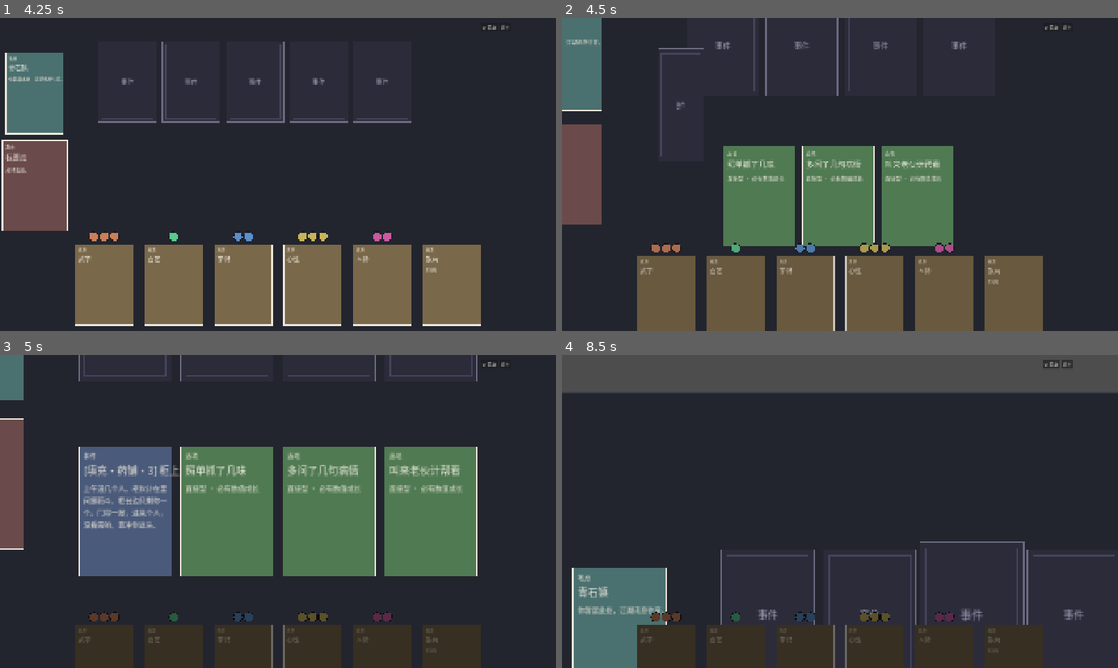
Above: before the commit, frames 1-4 (two rows, left to right).
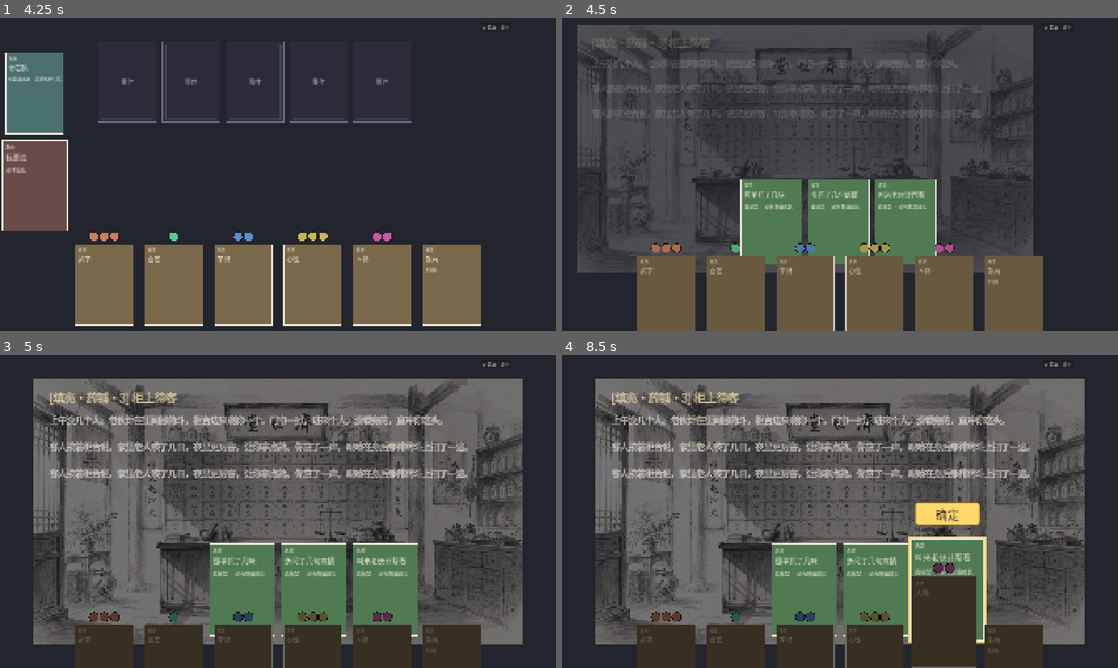
Above: after the commit, the same moments.

Repository: lwbiuchsjk/zhengdao-cards
Game: Godot game, scene res://card_table.tscn
Two runs of this game, one before a commit and one after it. Both use one fixed random seed, a clock stepped at 60 frames per second and the inputs below.
Inputs (mouse positions are in pixels of both pictures, inside the frame that each line leads up to):
- Up to frame 1 (4.25 s): click "⚙ 菜单" at 0.5 s; click "⚙ 菜单" at 1.25 s; click "⚙ 菜单" at 2 s; tap Enter at 2.75 s; drag from (33, 93) to (33, 187) at 2.77 s; tap Space at 3.5 s; drag from (33, 277) to (33, 187) at 3.52 s
- Up to frame 2 (4.5 s): tap Enter at 4.25 s; move the mouse to (689, 80) at 4.27 s; click (689, 80) at 4.42 s
- Up to frame 3 (5 s): no input
- Up to frame 4 (8.5 s): tap Space at 5, 7.25 s; drag from (789, 511) to (667, 664) at 5.02 s; click (667, 558) at 5.75 s, where only the run before the commit has a clickable "确定"; tap Enter at 6.5 s; drag from (562, 470) to (867, 470) at 6.52 s; drag from (973, 470) to (867, 664) at 7.27 s; move the mouse to (973, 614) at 8.02 s; click (973, 614) at 8.17 s

Frame 1 is identical in both runs. In frame 2, 41% of the frame differs, in the area x 0-85%, y 0-82%; in frame 3, 65%; in frame 4, 73%, in the area x 0-100%, y 0-100%.

Commit message:
feat(UE 升格): 焦点升格舞台(乙) —— 事件聚焦世界内放大成场景面板
承主对话 B 升格决议(真源 [[卡牌前端交互设计]] §2.9 G, 待落盘): 聚焦时事件卡
升格成场景面板(16:9 美术满铺 + 暗遮罩 + MSDF 叙事), 选项/结果卡叠其上 = 包裹观感。

- event_stage.gd(新): clip_contents 容器 + TextureRect(COVERED)+ MSDF 字体叙事 +
  fade tween 防竞态; class_name EventStage
- engine_data_source.gd: 捞回原被 drain 丢弃的完整事件叙事(p1~pN)+ 结果反馈 +
  background_art, 随 event_info/outcome 返回
- card_table.gd: _event_stage/_anchor_cards + 升格辅助(spawn/show/hide/despawn +
  _set_overview_visible)+ 升格态镜头框面板; pick/refocus/unfocus/从总览点选项(视同点
  事件)/结果揭示(叙事切反馈)/继续 各路径联动显隐
- 美术: 暂借 vibe-test 场景背景 16 张(过渡性, 卡牌专属美术后续再定)

编辑器扫描 0 错误; smoke_batch2_loop 15/15 + smoke_engine_data_source 通过; GUI 验收
基本功能正确; codex 审查 P1 无 / P2x2(fade 竞态·美术裁切)+P3x2(类型)全修。

Co-Authored-By: Claude Opus 4.8 (1M context) <noreply@anthropic.com>

Diff:
--- a/scripts/ui/card_table.gd
+++ b/scripts/ui/card_table.gd
@@ -18,6 +18,8 @@
 # E0 卡牌实体地基: 权威态 + 前端镜像(弱类型 preload 持有, 不依赖 class_name 缓存)
 const CardZoneStoreScn := preload("res://scripts/systems/card_zone_store.gd")
 const CardRegistryScn := preload("res://scripts/ui/card_registry.gd")
+# B 升格舞台(乙): 事件聚焦时世界内放大成场景面板, 包裹选项/结果
+const EventStageScn := preload("res://scripts/ui/event_stage.gd")
 
 # E0 MVP Zone 清单(逻辑区域, 与视觉父节点解耦): 锚点簇 / 资源手牌 / 因果链 / 弃牌堆
 const ZONE_ANCHOR := "anchor"
@@ -50,6 +52,7 @@
 var _option_cards: Array[Node] = []  # 当前选项卡(选定后清除未选中的)
 # ---- 持久盘面(批次一: 待办盘面跨事件留桌; 真源 [[事件包交互流程_持久盘面与流程驱动_MVP]]) ----
 var _board_cards: Array[Node] = []   # 待办盘面卡背(镜像引擎 handQueue): 盲选一张少一张, 余背留桌
+var _anchor_cards: Array[Node] = []  # 地点锚点簇(地点卡 + 我要走): 升格聚焦时隐藏, 避免与舞台面板重叠
 var _board_active: bool = false      # 盲选守卫: 已有 active 事件结算中 → 余背暂不可选(批次二继续后解锁)
 var _location_locked: bool = false   # F2: 地点卡开包瞬间锁定, MVP 单程不恢复
 var _board_origin: Vector2 = Vector2.ZERO   # 盘面区起点(卡背横排基准; §五边原型边定)
@@ -74,6 +77,7 @@
 const HAND_DIM_COLOR := Color(0.45, 0.45, 0.45, 1.0)  # 非白名单收起压暗(降亮度·不透明; modulate 乘色, 对美术友好)
                                                 #   白名单保持 Color.WHITE(不压暗, 凸显可投)。不用 alpha(会变半透明看穿)
 var _event_card: CardScn = null         # F3: 当前 active 事件卡(L1 聚焦目标 + 总览挂起态点它重聚焦入口)
+var _event_stage: EventStage = null     # B 升格舞台(乙): 聚焦时展示完整叙事+美术, 解除时收拢; 与 _event_card 互为显隐
 var _sealed: bool = false               # F5 封缄态: 确定后置位, 此后选项/事件不可再聚焦改选
 var _focus_active: bool = false         # L2: 选项级聚焦中(可投入/确定); L1 与总览均为 false
 var _focused_option: CardScn = null     # 当前聚焦的选项卡
@@ -245,6 +249,7 @@
 	var leave := _spawn_card(LID_LEAVE, CardScn.CardType.LEAVE, ZONE_ANCHOR, _upper_zone,
 		"我要走", "另择去处。", true)
 	leave.position = Vector2(440, 840)
+	_anchor_cards = [loc, leave]   # B 升格: 聚焦时随盘面一并隐藏
 
 ## 下区手牌资源(§2.4): 资源卡 + 标记, 常驻 CanvasLayer(不随镜头, 决策①)
 func _build_hand_zone() -> void:
@@ -369,12 +374,21 @@
 	_chain_nodes.append(chosen)   # 计入事件链 → 继续清场时随链回收(非盘面回收)
 	_relayout_board()             # DD-B2: 其后余背向前补齐, 平滑滑动填空洞(与选中卡飞出同时)
 	# 选中卡: 填真实事件文字 → 飞到因果链起点 → 翻开 → 进 L1 事件聚焦 → 展开选项。
-	chosen.set_face_text(str(event_info.get("title", "")), str(event_info.get("body", "")))
+	# B 升格: 事件卡只承载标题(紧凑面); 完整叙事 + 美术交给升格舞台。事件卡飞抵起点后隐藏(舞台接管),
+	# 拍桌解除时再现身作总览挂起态的可点重聚焦入口(见 _unfocus_to_overview / _refocus_event)。
+	chosen.set_face_text(str(event_info.get("title", "")), "")
 	if chosen.position != _chain_origin:
 		var tw := chosen.create_tween()
 		tw.tween_property(chosen, "position", _chain_origin, 0.30).set_trans(Tween.TRANS_QUAD).set_ease(Tween.EASE_OUT)
 	chosen.flip_to(true)
 	_event_card = chosen          # F3: 记 active 事件卡(L1 聚焦目标 + 重聚焦入口; chosen.clicked 已连 _on_board_pick)
+	# B 升格: 舞台登场(完整叙事 + 16:9 美术满铺); 事件卡隐于舞台之后
+	_spawn_event_stage(
+		str(event_info.get("title", "")),
+		str(event_info.get("background_art", "")),
+		str(event_info.get("narrative", event_info.get("body", "")))
+	)
+	chosen.visible = false
 	# F3 L1 事件级聚焦: 镜头聚焦【因果链区域】(非具体卡 — 事件/选项/结局/继续同处一区, 触发即固定;
 	# 此后点各卡不再移镜头)+ 收起手牌(空白名单 → 全收起+全压暗) → 再展开选项(§2.9 F: 总览 → L1)。
 	_focus_camera_on(_active_frame())
@@ -485,6 +499,9 @@
 ## 用预期布局位(非读节点 global_position)避免读到飞行中 tween 的旧位(沿用 codex P2 修法);
 ## 进聚焦时一次性框定整区 → 之后点各卡/展开选项/出结果均不重框(尊重「触发即固定」决定, §2.9 point 1)。
 func _active_frame() -> Dictionary:
+	# B 升格: 舞台在场时镜头框住整块面板(替代离散卡取景)
+	if _event_stage != null and is_instance_valid(_event_stage):
+		return _stage_frame()
 	var centers: Array[Vector2] = [_chain_origin]
 	var n: int = _option_cards.size()
 	if n == 0:
@@ -496,6 +513,60 @@
 	centers.append(Vector2(_chain_origin.x + SLOT_DX * 2.0, _chain_origin.y))
 	centers.append(Vector2(_chain_origin.x + SLOT_DX * 3.0, _chain_origin.y))
 	return _frame_targets(centers)
+
+# ---------- B 升格舞台(乙): 事件聚焦时世界内放大成场景面板, 包裹选项/结果 ----------
+
+## 升格舞台中心(世界): 因果链区上方, 使叙事在上、选项卡行(y=_chain_origin.y)落在面板下部。
+func _stage_center() -> Vector2:
+	return Vector2(_chain_origin.x + SLOT_DX * 1.5, _chain_origin.y - 240.0)
+
+## 升格态镜头取景: 框住整块舞台面板(替代离散卡取景)。
+func _stage_frame() -> Dictionary:
+	var vp: Vector2 = get_viewport_rect().size
+	var panel: Vector2 = EventStageScn.PANEL_SIZE + Vector2(FRAME_PAD, FRAME_PAD) * 2.0
+	var fit: float = clampf(minf(vp.x / panel.x, vp.y / panel.y), MIN_FOCUS_ZOOM, FOCUS_ZOOM.x)
+	return {"center": _stage_center(), "zoom": Vector2(fit, fit)}
+
+## 总览态世界元素(盘面余背 + 地点锚点簇)显隐: 升格聚焦时隐藏避免与舞台面板重叠; 解除/结束时恢复。
+## (手牌在独立 CanvasLayer, 由 _apply_hand_focus/_restore_hand_home 管, 不在此列。)
+func _set_overview_visible(v: bool) -> void:
+	for node in _board_cards:
+		if is_instance_valid(node):
+			(node as Node2D).visible = v
+	for node in _anchor_cards:
+		if is_instance_valid(node):
+			(node as Node2D).visible = v
+
+## 生成并淡入升格舞台(z_index 调低 → 选项/结果卡叠于其上, 形成"包裹"观感)+ 隐藏总览元素。
+func _spawn_event_stage(title: String, art_filename: String, narrative: String) -> void:
+	_despawn_event_stage()
+	var stage: EventStage = EventStageScn.new()
+	stage.z_index = -10
+	_upper_zone.add_child(stage)
+	stage.position = _stage_center()
+	stage.setup(title, art_filename, narrative)
+	stage.fade_in()
+	_event_stage = stage
+	_set_overview_visible(false)
+
+## 重新淡入(重聚焦时)+ 隐藏总览元素。
+func _show_event_stage() -> void:
+	if _event_stage != null and is_instance_valid(_event_stage):
+		_event_stage.fade_in()
+		_set_overview_visible(false)
+
+## 淡出收拢(拍桌解除时; 不回收, 留待重聚焦或事件结束清场)+ 恢复总览元素。
+func _hide_event_stage() -> void:
+	if _event_stage != null and is_instance_valid(_event_stage):
+		_event_stage.fade_out()
+	_set_overview_visible(true)
+
+## 回收舞台(事件结束清场)+ 恢复总览元素(继续回盘面后余背须再现)。
+func _despawn_event_stage() -> void:
+	if _event_stage != null and is_instance_valid(_event_stage):
+		_event_stage.queue_free()
+	_event_stage = null
+	_set_overview_visible(true)
 
 ## UE pass: 每帧推进屏幕震动(exp 衰减)。_camera.offset 独立于 position → 与聚焦/平移 tween 互不抢镜。
 func _process(delta: float) -> void:
@@ -566,6 +637,9 @@
 	if _focus_active:
 		_flyback_invested_markers()   # L2 → L1: 未确定的投入飞回(可逆)
 		_clear_option_focus_ui()
+	# B 升格: 舞台重现 → 事件卡隐于其后
+	_show_event_stage()
+	_event_card.visible = false
 	_focus_camera_on(_active_frame())   # 重聚焦【区域】(非具体卡; point 1)
 	_apply_hand_focus([])             # L1: 手牌保持收起、改全压暗(L2→L1 不升起再收, 仅改亮度)
 
@@ -619,6 +693,10 @@
 	# point 1: 选项聚焦【不移镜头】(区域固定)。仅当从总览(挂起)直接点选项进入(未在聚焦态)才先聚焦区域;
 	# 已在 L1/L2 内点选项/切换选项 → 镜头不动, 只换选中高亮 + 手牌白名单。
 	if not _pre_focus_saved:
+		# B 升格: 从总览点选项 = 视同点事件 → 重升格舞台 + 隐事件卡 + 隐总览元素 + 框面板
+		_show_event_stage()
+		if _event_card != null and is_instance_valid(_event_card):
+			_event_card.visible = false
 		_focus_camera_on(_active_frame())
 	_apply_hand_focus(whitelist)
 	_update_difficulty(opt_type, threshold)
@@ -723,6 +801,10 @@
 ## (点继续 = 事件结束, 走 _clear_event_chain → _focus_teardown_snap + _camera_to_board, 镜头去盘面而非原总览。)
 func _unfocus_to_overview() -> void:
 	_flyback_invested_markers()
+	# B 升格: 收拢舞台 → 事件卡现身作总览挂起态的可点重聚焦入口
+	_hide_event_stage()
+	if _event_card != null and is_instance_valid(_event_card):
+		_event_card.visible = true
 	if _pre_focus_saved:
 		var cam_tw := _camera.create_tween()
 		cam_tw.set_parallel(true)
@@ -883,6 +965,10 @@
 	# UE pass: 翻牌瞬间抖屏制造"爽点"; 大成功/大失败更猛(SHAKE_AMP_BIG), 普通成功/失败轻抖(借鉴 Voidmatrix exp 衰减)
 	var amp: float = SHAKE_AMP_BIG if (tier == "great_success" or tier == "great_fail") else SHAKE_AMP_SMALL
 	shake(amp)
+	# B 升格: 揭示瞬间, 升格舞台叙事切为结果反馈文字(同一事件舞台, 不另起覆盖层)
+	var feedback: String = str(outcome.get("narrative", ""))
+	if not feedback.is_empty() and _event_stage != null and is_instance_valid(_event_stage):
+		_event_stage.set_narrative(feedback)
 	await get_tree().create_timer(CardScn.FLIP_TIME).timeout
 	if not is_instance_valid(card):
 		return
@@ -1002,6 +1088,7 @@
 func _clear_event_chain() -> void:
 	# 事件结束清场前先拆解聚焦【不移镜头】(L1/L2/结果态/封缄态均拆): 镜头去向交 _on_continue(摇向盘面, point 2)。
 	_focus_teardown_snap()
+	_despawn_event_stage()   # B 升格: 事件结束回收舞台
 	for node in _chain_nodes:
 		if not is_instance_valid(node):
 			continue
--- a/scripts/ui/engine_data_source.gd
+++ b/scripts/ui/engine_data_source.gd
@@ -335,6 +335,11 @@
 	# 透明消化 outcome 屏: 选项结算后引擎可能追加 outcome 叙事屏 (phase=presentation),
 	# 需继续 confirm("") 推到末屏才真正 advance turn。卡牌前端结果卡已展示 tier+marker,
 	# outcome 叙事屏对 card_table 无意义。
+	# B 升格: 收集结算后的 outcome 叙事屏(原全部 drain 丢弃) → 供升格舞台在结果揭示时切换展示。
+	var outcome_screens: Array[String] = []
+	var first_outcome := _extract_presentation_body(result)
+	if not first_outcome.is_empty():
+		outcome_screens.append(first_outcome)
 	var hops: int = 0
 	while bool(result.get("ok", false)) and str(result.get("phase", "")) == "presentation":
 		result = _drain_one_presentation_step(result)
@@ -342,6 +347,10 @@
 		if hops > MAX_AUTO_HOPS:
 			push_warning("[EngineDataSource] outcome drain exceeded MAX_AUTO_HOPS")
 			break
+		if bool(result.get("ok", false)):
+			var t := _extract_presentation_body(result)
+			if not t.is_empty():
+				outcome_screens.append(t)
 	# P2-2: drain 失败不应假装结算完成 — 保 _pending_resolved=false 让下次 events_for_pile 触发 cancel,
 	#       avoid 把未完成结算的世界状态延续到下一回合。
 	if not bool(result.get("ok", false)):
@@ -351,7 +360,9 @@
 	_pending_resolved = true
 	var after := _snapshot_token_counts()
 	var deltas := _diff_token_counts(before, after)
-	return ResourceMarkerPoolScn.build_outcome_bill(deltas, tier, [])
+	var bill: Dictionary = ResourceMarkerPoolScn.build_outcome_bill(deltas, tier, [])
+	bill["narrative"] = "\n\n".join(outcome_screens)   # B 升格: 结果反馈文字, 供升格舞台
+	return bill
 
 
 # 功能: 档位中文名 (与 MockData.tier_label 同形)
@@ -392,12 +403,22 @@
 	var title := str(preview.get("title", ""))
 	var body := _extract_presentation_body(preview)
 	var event_id := str(preview.get("event_id", ""))
+	# B 升格: 收集全部 presentation 屏文本(原仅取 p1 当 body, p2~p4 被 drain 丢弃) → 供升格舞台展示完整叙事。
+	# 背景美术取首屏 resolved_background_art(事件级, 仅留文件名, 前端自拼 res 路径)。
+	var background_art := str(preview.get("resolved_background_art", "")).get_file()
+	var narrative_screens: Array[String] = []
+	if not body.is_empty():
+		narrative_screens.append(body)
 	var hops: int = 0
 	while bool(preview.get("ok", false)) and str(preview.get("phase", "")) == "presentation":
 		preview = _drain_one_presentation_step(preview)
 		hops += 1
 		if hops > MAX_AUTO_HOPS:
 			return {"ok": false, "error": "presentation drain exceeded MAX_AUTO_HOPS"}
+		if bool(preview.get("ok", false)):
+			var screen_text := _extract_presentation_body(preview)
+			if not screen_text.is_empty():
+				narrative_screens.append(screen_text)
 	if not preview.get("ok", false):
 		return {"ok": false, "error": str(preview.get("error", "drain failed"))}
 	_pending_choice_point_id = ""
@@ -421,6 +442,8 @@
 		"event_id": event_id,
 		"title": title,
 		"body": body,
+		"narrative": "\n\n".join(narrative_screens),   # B 升格: 完整叙事(p1~pN), 供升格舞台
+		"background_art": background_art,               # B 升格: 16:9 场景图文件名(缺则空)
 		"has_choice": has_choice,
 		"choice_point_id": _pending_choice_point_id,
 	}
@@ -527,4 +550,4 @@
 
 # 空账单兜底 (engine 调用失败时返回, 保证 card_table 不崩)
 func _empty_outcome(tier: String) -> Dictionary:
-	return {"tier": tier, "markers": [], "exp_deltas": [], "flags": []}
+	return {"tier": tier, "markers": [], "exp_deltas": [], "flags": [], "narrative": ""}
--- /dev/null
+++ b/scripts/ui/event_stage.gd
@@ -0,0 +1,137 @@
+class_name EventStage
+extends Node2D
+## 焦点升格舞台(乙方案 · 2026-06-16) ——
+## 事件聚焦时在【世界内】放大成一块场景面板: 16:9 美术做底 + 暗化遮罩 + 标题 + 叙事正文。
+## 选项 / 结果卡(由 card_table 持有, 仍是世界内 Card 节点)布局在本面板范围内, 形成
+## "事件升格、包裹选项与结果"的观感(真源 [[卡牌前端交互设计]] §2.9 F · B 升格)。
+##
+## 关键设计:
+## - 以原点为中心绘制(-SIZE/2 ~ +SIZE/2), 便于 card_table 居中放置 + 镜头取景。
+## - 受镜头 zoom(挂在 UpperZone 世界层); 叙事正文用 **MSDF 字体**, zoom 放大仍锐利(解决"拉近撑字发虚")。
+## - 美术 / 遮罩 / 文字均挂在 clip_contents 容器内 → 16:9 图满铺(COVERED)且裁到面板矩形, 不溢出。
+## - z_index 调低(由 card_table 设)→ 选项 / 结果卡叠在面板之上。
+
+const PANEL_SIZE := Vector2(1500, 820)
+const ART_DIR := "res://assets/art/backgrounds/"
+const BODY_AREA_H := 360.0   # 上部叙事区高度; 下部留给选项 / 结果卡(card_table 在面板范围内布局)
+
+# MSDF 字体(多通道有向距离场): 任意缩放保持锐利, 仅升格叙事面板用(卡面小字仍用普通 SystemFont)。
+static var _msdf_font: SystemFont = null
+
+var _clip: Control          # 裁剪容器(clip_contents): 美术/遮罩/文字裁到面板矩形内
+var _frame: ColorRect       # 兜底底框(美术缺失时露此色)
+var _art: TextureRect       # 16:9 场景美术(KEEP_ASPECT_COVERED 满铺, 溢出由 _clip 裁掉)
+var _scrim: ColorRect       # 暗化遮罩(压暗美术保证文字可读)
+var _title_label: Label
+var _body_label: Label
+var _fade_tween: Tween      # 当前淡入/淡出 tween; 切换前 kill, 防"淡出 callback 误隐已重聚焦舞台"(P2-1)
+
+## MSDF 字体单例(zoom 下恒锐)。
+static func get_msdf_font() -> SystemFont:
+	if _msdf_font == null:
+		_msdf_font = SystemFont.new()
+		_msdf_font.font_names = PackedStringArray([
+			"Microsoft YaHei", "Microsoft YaHei UI", "SimHei", "Noto Sans CJK SC", "sans-serif",
+		])
+		_msdf_font.multichannel_signed_distance_field = true
+	return _msdf_font
+
+func _ready() -> void:
+	_build()
+
+## 构建面板视觉(全部挂 clip 容器: 底框 → 美术 → 遮罩 → 标题 → 叙事正文, 按此序叠放)。
+## 子节点坐标相对 _clip 局部空间(0,0 = 面板左上)。
+func _build() -> void:
+	var tl: Vector2 = -PANEL_SIZE * 0.5
+	_clip = Control.new()
+	_clip.position = tl
+	_clip.size = PANEL_SIZE
+	_clip.clip_contents = true   # 美术 / 遮罩裁到面板矩形, 防 16:9 图溢出(P2-2)
+	_clip.mouse_filter = Control.MOUSE_FILTER_IGNORE
+	add_child(_clip)
+
+	_frame = ColorRect.new()
+	_frame.color = Color("1c1e26")
+	_frame.position = Vector2.ZERO
+	_frame.size = PANEL_SIZE
+	_frame.mouse_filter = Control.MOUSE_FILTER_IGNORE
+	_clip.add_child(_frame)
+
+	_art = TextureRect.new()
+	_art.position = Vector2.ZERO
+	_art.size = PANEL_SIZE
+	_art.stretch_mode = TextureRect.STRETCH_KEEP_ASPECT_COVERED   # 满铺保比例; 溢出部分被 _clip 裁掉
+	_art.mouse_filter = Control.MOUSE_FILTER_IGNORE
+	_art.visible = false   # 缺图时不显示, 露底框色
+	_clip.add_child(_art)
+
+	_scrim = ColorRect.new()
+	_scrim.color = Color(0.05, 0.06, 0.09, 0.55)
+	_scrim.position = Vector2.ZERO
+	_scrim.size = PANEL_SIZE
+	_scrim.mouse_filter = Control.MOUSE_FILTER_IGNORE
+	_clip.add_child(_scrim)
+
+	_title_label = _make_label(34, Vector2(48, 36), PANEL_SIZE.x - 96)
+	_title_label.add_theme_color_override("font_color", Color("ffe9b0"))
+	_clip.add_child(_title_label)
+
+	_body_label = _make_label(26, Vector2(48, 110), PANEL_SIZE.x - 96)
+	_body_label.autowrap_mode = TextServer.AUTOWRAP_WORD_SMART
+	_body_label.size = Vector2(PANEL_SIZE.x - 96, BODY_AREA_H)  # 上部叙事区; 下部留给选项卡
+	_clip.add_child(_body_label)
+
+## 创建套 MSDF 字体的 Label(坐标相对 _clip 局部空间)。
+func _make_label(font_size: int, pos: Vector2, width: float) -> Label:
+	var l := Label.new()
+	l.position = pos
+	l.custom_minimum_size = Vector2(width, 0)
+	l.size = Vector2(width, 0)
+	l.mouse_filter = Control.MOUSE_FILTER_IGNORE
+	l.add_theme_font_override("font", get_msdf_font())
+	l.add_theme_font_size_override("font_size", font_size)
+	l.add_theme_color_override("font_color", Color("ece7da"))
+	return l
+
+## 配置面板内容: 标题 + 美术文件名(仅文件名, 内部拼 res 路径)+ 叙事正文。
+func setup(title_text: String, art_filename: String, narrative: String) -> void:
+	_title_label.text = title_text
+	_body_label.text = narrative
+	_load_art(art_filename)
+
+## 切换叙事正文(结果揭示时换成反馈文字; 标题/美术保持不变 —— 仍是同一事件舞台)。
+func set_narrative(narrative: String) -> void:
+	_body_label.text = narrative
+
+## 加载 16:9 美术(满铺保比例, 溢出由 _clip 裁); 缺图 / 加载失败 → 露底框色, 不报错(冒烟 #5)。
+func _load_art(art_filename: String) -> void:
+	if art_filename.is_empty():
+		_art.visible = false
+		return
+	var path: String = ART_DIR + art_filename
+	if not ResourceLoader.exists(path):
+		_art.visible = false
+		return
+	var tex: Texture2D = load(path)
+	if tex == null:
+		_art.visible = false
+		return
+	_art.texture = tex
+	_art.visible = true
+
+## 升格淡入(先 kill 旧 tween 防竞态: 淡出途中重聚焦 → 旧淡出 callback 不再误隐)。
+func fade_in() -> void:
+	if _fade_tween != null and _fade_tween.is_valid():
+		_fade_tween.kill()
+	modulate.a = 0.0
+	visible = true
+	_fade_tween = create_tween()
+	_fade_tween.tween_property(self, "modulate:a", 1.0, 0.25)
+
+## 收拢淡出(解除聚焦时调; 末尾置 visible=false。先 kill 旧 tween 防与淡入抢)。
+func fade_out() -> void:
+	if _fade_tween != null and _fade_tween.is_valid():
+		_fade_tween.kill()
+	_fade_tween = create_tween()
+	_fade_tween.tween_property(self, "modulate:a", 0.0, 0.2)
+	_fade_tween.tween_callback(func() -> void: visible = false)
Binary file added: assets/art/backgrounds/dao_temple_chengshuheng_foreground.png
Not shown, added: assets/art/backgrounds/dao_temple_chengshuheng_foreground.png.import
Binary file added: assets/art/backgrounds/dao_temple_default.png
Not shown, added: assets/art/backgrounds/dao_temple_default.png.import
Binary file added: assets/art/backgrounds/pharmacy_default.png
Not shown, added: assets/art/backgrounds/pharmacy_default.png.import
Binary file added: assets/art/backgrounds/pharmacy_default_heshouren_foreground.png
Not shown, added: assets/art/backgrounds/pharmacy_default_heshouren_foreground.png.import
Binary file added: assets/art/backgrounds/pond_girl_enter.png
Not shown, added: assets/art/backgrounds/pond_girl_enter.png.import
Binary file added: assets/art/backgrounds/pond_ripple_1.png
Not shown, added: assets/art/backgrounds/pond_ripple_1.png.import
(and 21 more such lines)
